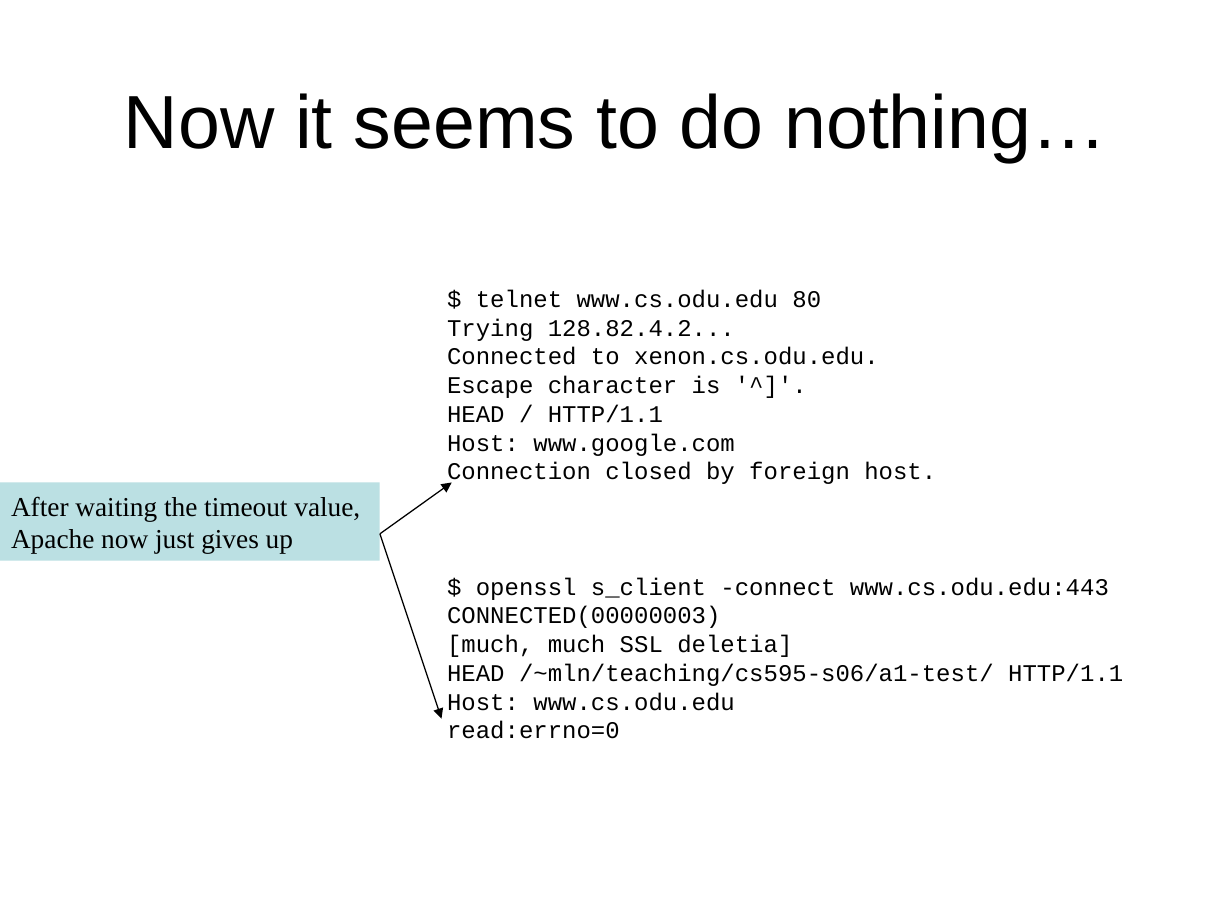
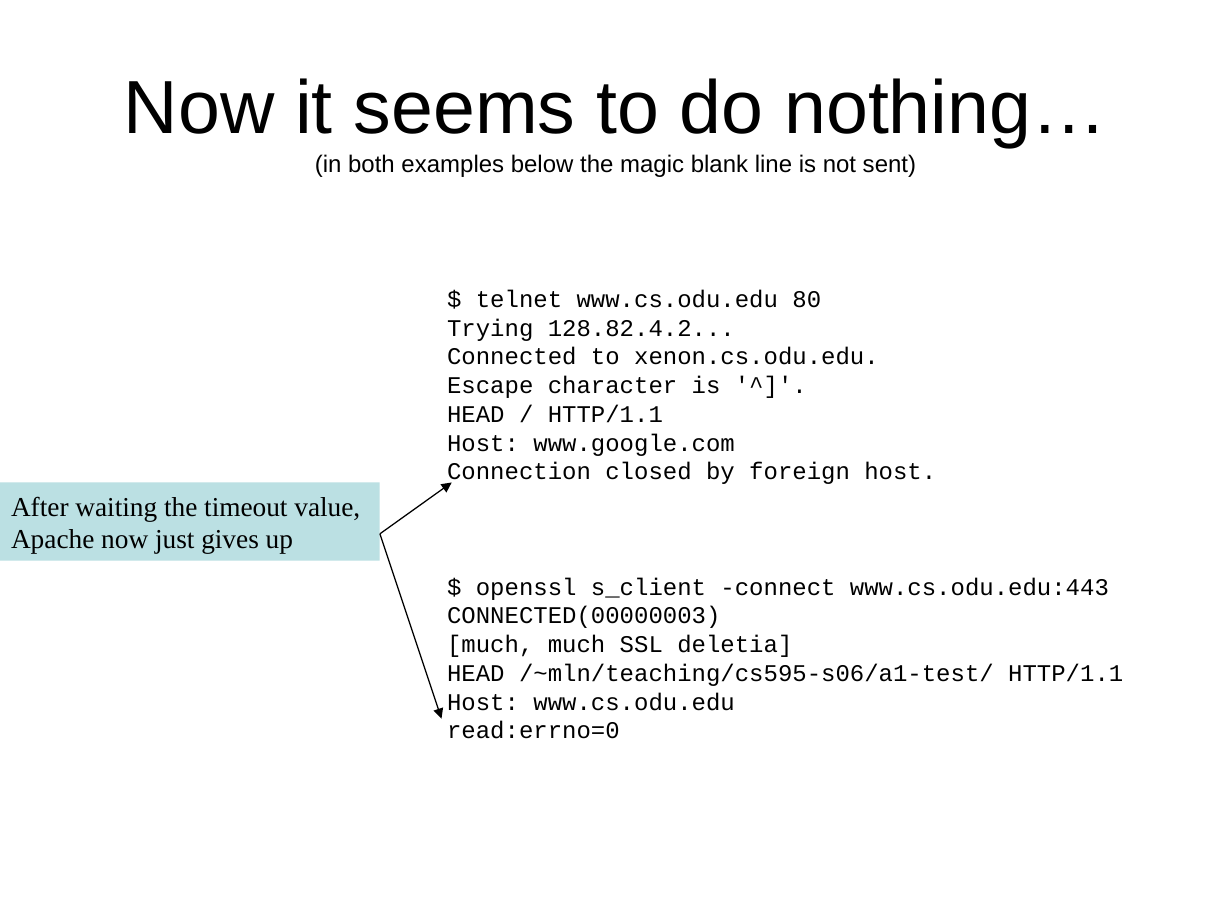
Before and after one commit to phonedude/cs531-f18, a slide deck: slide 19 of slides/week-05-long-lived-connections-pipelines.ppt. Drawn at 1232x924 pixels with LibreOffice and Linux fonts; fonts in the diff are those of the drawing. Boxes give left, top, right and bottom in pixels: in the first picture for what was removed or moved away, otherwise in the second. Text is boxed around its words. In the diff, an @@ line names an element or a change of style, - is before the commit and + after.

```diff
--- a/slides/week-05-long-lived-connections-pipelines.ppt
+++ b/slides/week-05-long-lived-connections-pipelines.ppt
@@ title at bbox=[124, 78, 1106, 177]: text changed; size 44 to 14 pt @@
-Now it seems to do nothing…
+Now it seems to do nothing…
+(in both examples below the magic blank line is not sent)
```
Also in this commit, not shown: 3 other slides changed.
